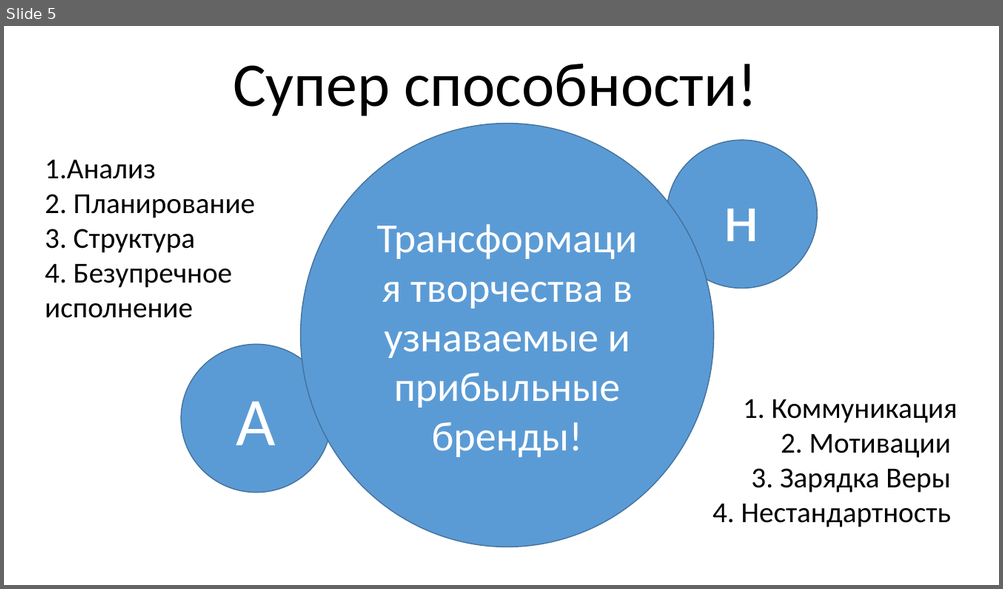
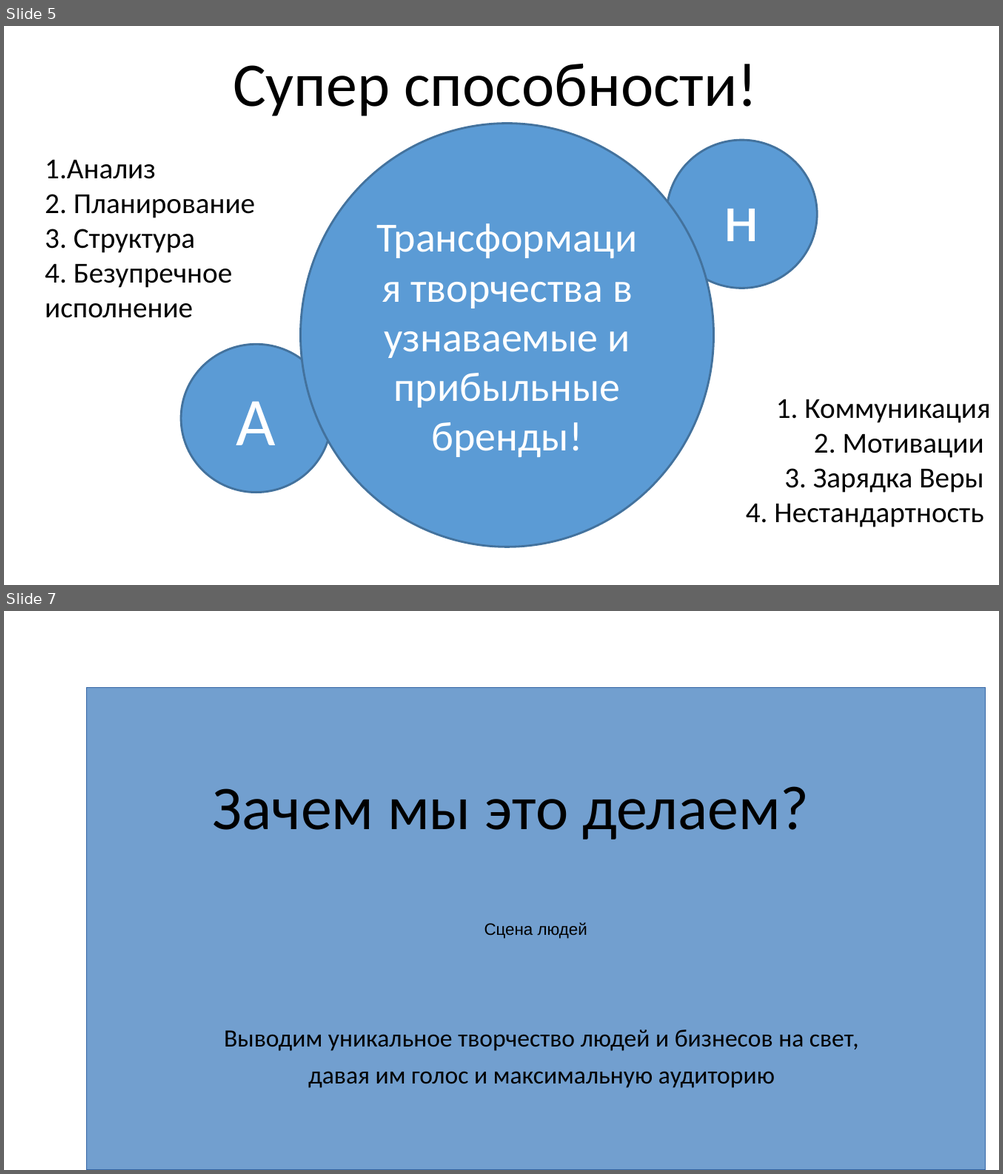
Before and after one commit to FeoFany/Garmony-of-Chaos, a slide deck: Docs/1. Презитанция.pptx. Shown one above the other, each under a label of ours: slide 5 before the commit, slides 5 and 7 after it; the slides between them are not shown. The pictures are 1003x589 and 1003x1174 pixels, drawn with LibreOffice and Linux fonts; fonts in the diff are those of the drawing. Boxes give left, top, right and bottom in pixels: in the first picture for what was removed or moved away, otherwise in the second. Text is boxed around its words. In the diff, an @@ line names an element or a change of style, - is before the commit and + after.

```diff
--- a/Docs/1. Презитанция.pptx
+++ b/Docs/1. Презитанция.pptx
@@ slide 7 added at (4, 611, 999, 1170), background #FFFFFF @@
@@ rectangle added at (86, 687, 985, 1170), fill #729FCF, outline #3465A4 0.75 pt, 16 pt, text #000000 @@
+Сцена людей
@@ text added at (213, 786, 809, 840), 60 pt, text #000000 @@
+Зачем мы это делаем?
@@ text added at (224, 1030, 859, 1088), 24 pt, text #000000 @@
+Выводим уникальное творчество людей и бизнесов на свет,
+давая им голос и максимальную аудиторию
@@ slide 5 changed as well @@
@@ outline #43739E 1 pt to #43739E 2 pt in 3 elements at (181, 345, 332, 493), (666, 140, 817, 289), (300, 124, 714, 548) @@
@@ text "1. Коммуникация": place and size @@
-text "1. Коммуникация" at (712, 399, 957, 528)
+text "1. Коммуникация" at (745, 399, 990, 528)
```
Also in this commit, not shown: 4 other slides changed, 6 other slides added, 7 slides removed.
